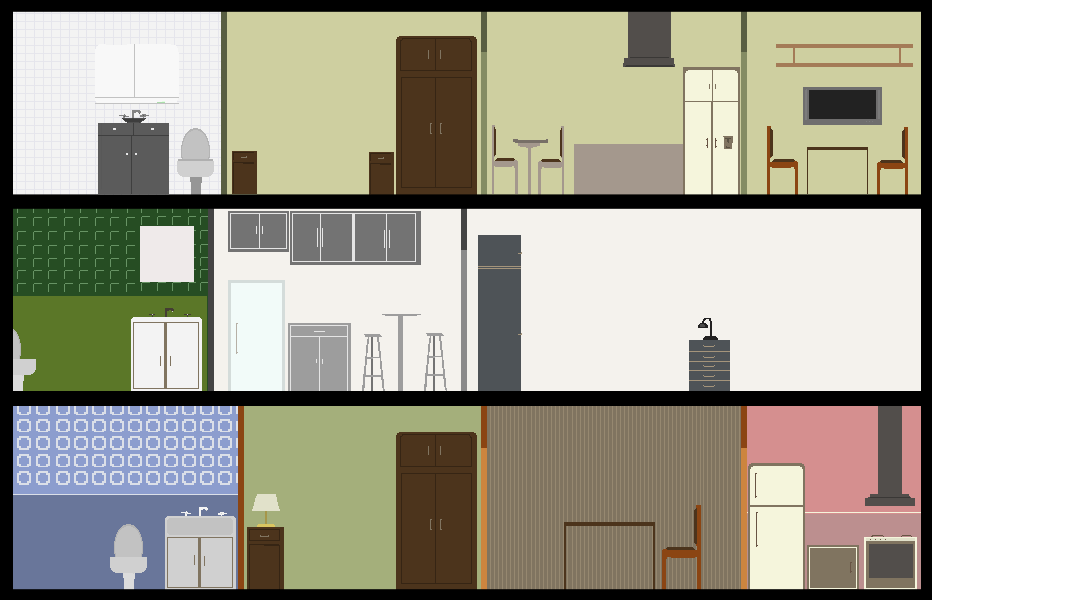
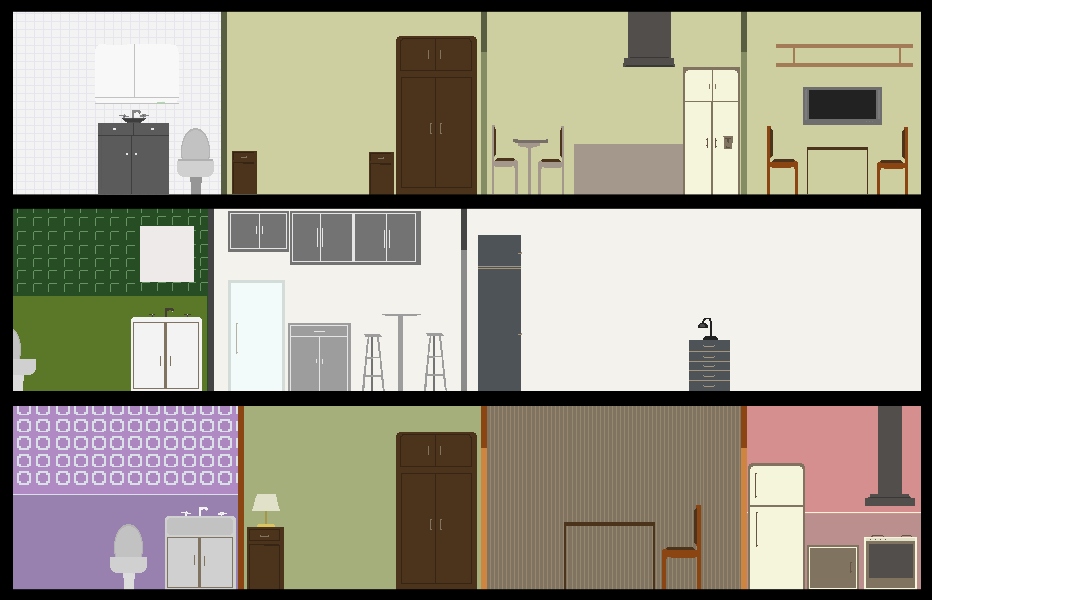
Layer changes from the first 1067px x 600px image to the second:
renamed "Capa 14" to "Capa 15", painted on it over (13, 406, 238, 590)
